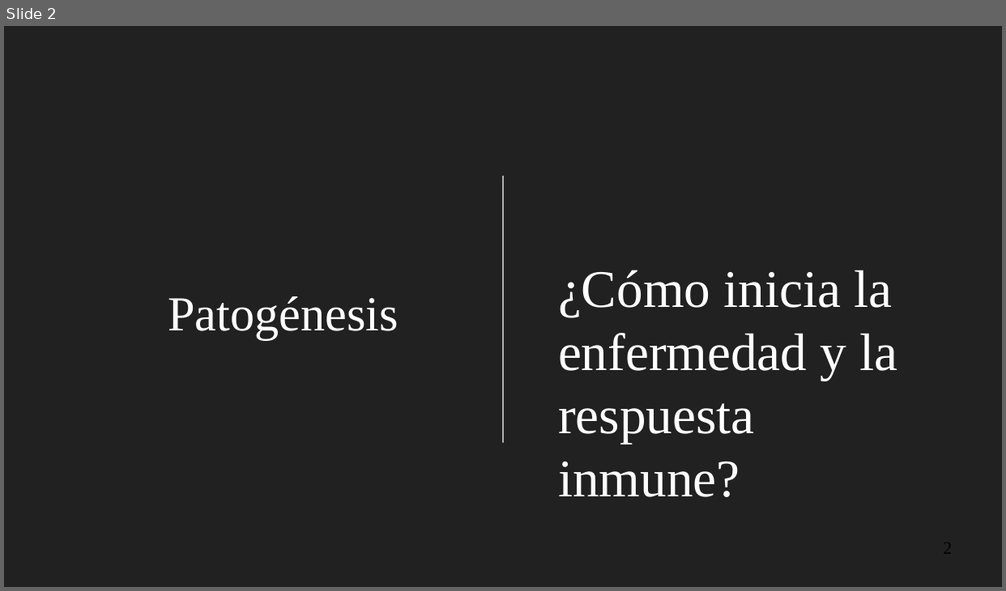
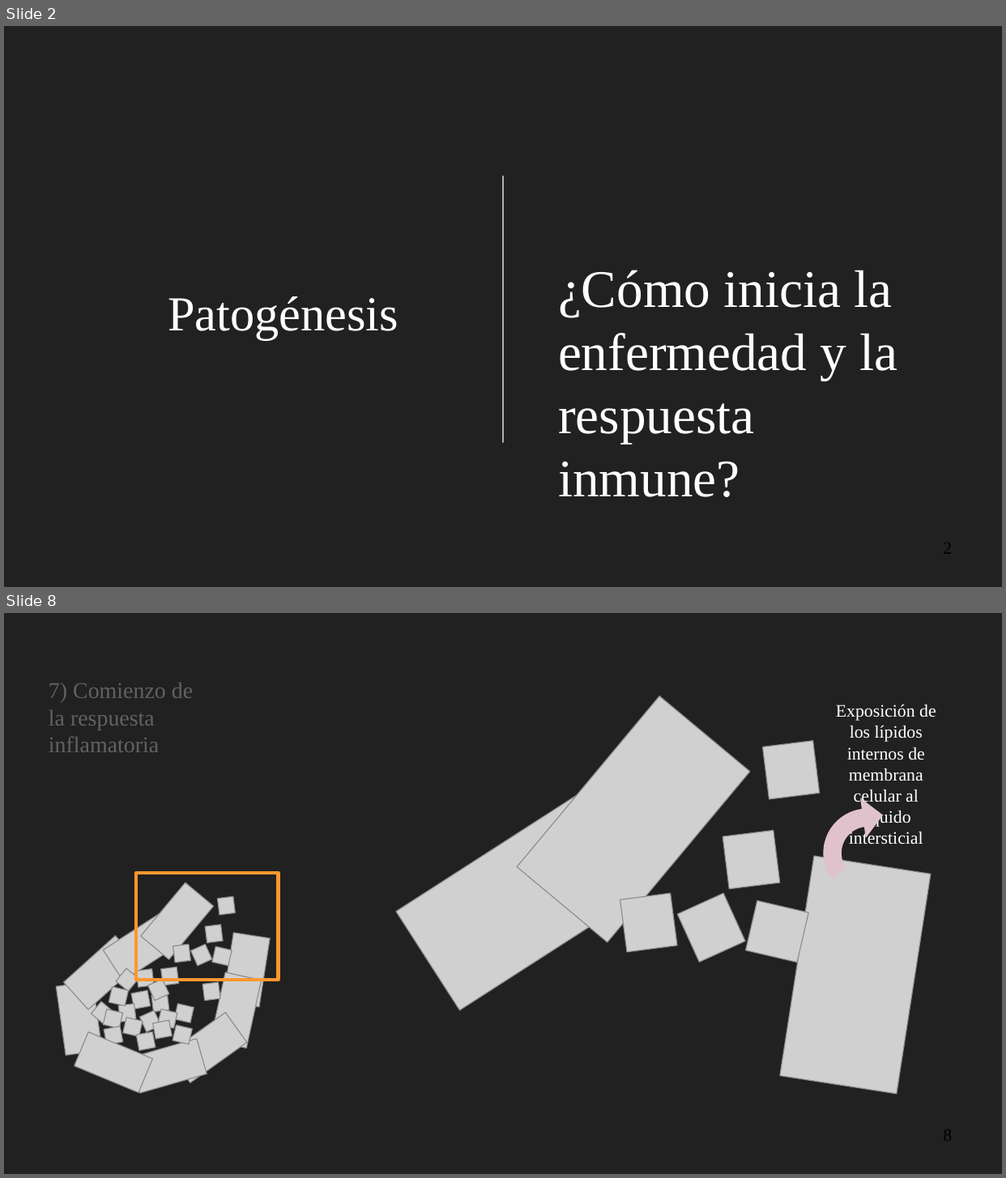
Before and after one commit to gerardommc/Medicina-Cons, a slide deck: Inmuno_III.odp. Shown one above the other, each under a label of ours: slide 2 before the commit, slides 2 and 8 after it; the slides between them are not shown. The pictures are 1006x591 and 1006x1178 pixels, drawn with LibreOffice and Linux fonts; fonts in the diff are those of the drawing; grey boxes stand for pictures. Boxes give left, top, right and bottom in pixels: in the first picture for what was removed or moved away, otherwise in the second. Text is boxed around its words. In the diff, an @@ line names an element or a change of style, - is before the commit and + after.

```diff
--- a/Inmuno_III.odp
+++ b/Inmuno_III.odp
@@ slide 8 added at (x1=4, y1=613, x2=1002, y2=1174), background #212121 @@
@@ text added at (x1=49, y1=683, x2=193, y2=752), 18 pt, text #616161 @@
+7) Comienzo de la respuesta inflamatoria
@@ text added at (x1=836, y1=705, x2=936, y2=827), 14 pt, text #FFFFFF @@
+Exposición de los lípidos internos de membrana celular al líquido intersticial
@@ freeform shape added at (x1=806, y1=791, x2=930, y2=914), fill #E0C2CD @@
@@ rectangle added at (x1=136, y1=873, x2=279, y2=980), outline #FF972F 2.83 pt @@
@@ group added at (x1=397, y1=696, x2=931, y2=1094): 8 pictures @@
@@ group added at (x1=57, y1=883, x2=270, y2=1093): 33 pictures @@
```
Also in this commit, not shown: 1 slide changed, 4 other slides added.
